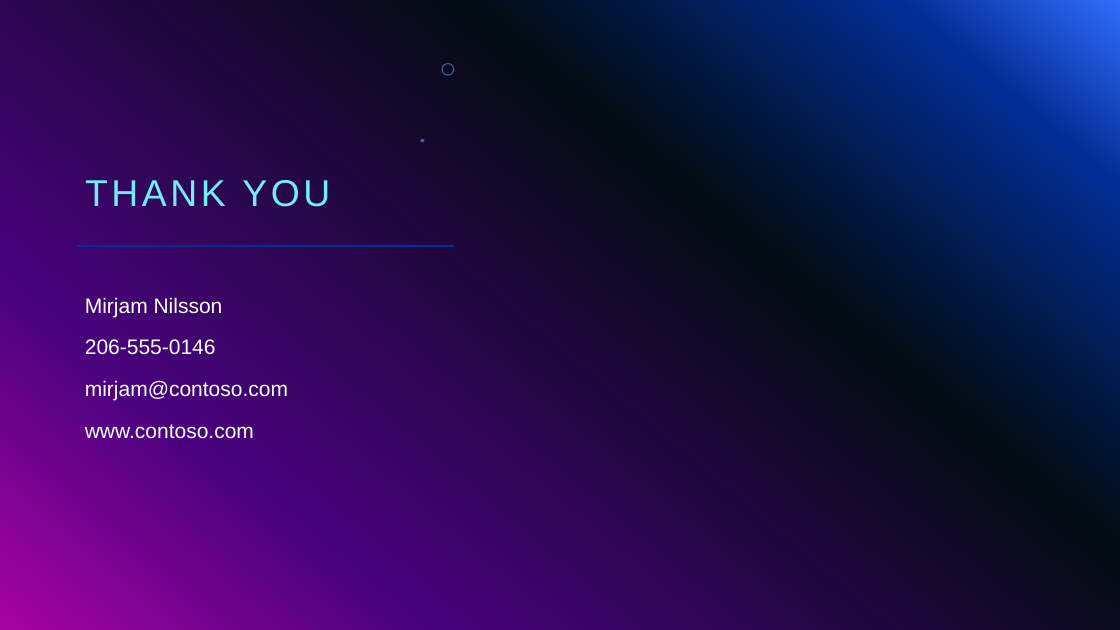
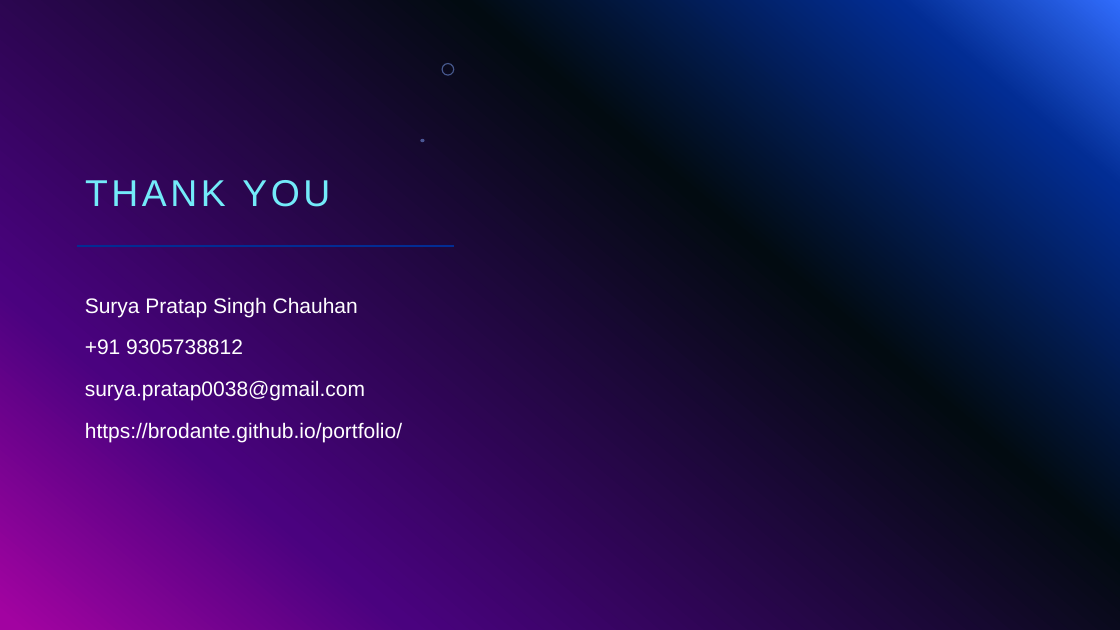
Before and after one commit to brodante/KeyGuardian, a slide deck: slide 17 of papers/PPT/KeyGuardian.pptx. Drawn at 1120x630 pixels with LibreOffice and Linux fonts; fonts in the diff are those of the drawing; background and template pictures are left out. Boxes give left, top, right and bottom in pixels: in the first picture for what was removed or moved away, otherwise in the second. Text is boxed around its words. In the diff, an @@ line names an element or a change of style, - is before the commit and + after.

```diff
--- a/papers/PPT/KeyGuardian.pptx
+++ b/papers/PPT/KeyGuardian.pptx
@@ text at (x1=85, y1=297, x2=402, y2=443): text changed @@
-Mirjam Nilsson
-206-555-0146
-mirjam@contoso.com
-www.contoso.com
+Surya Pratap Singh Chauhan
++91 9305738812
+surya.pratap0038@gmail.com
+https://brodante.github.io/portfolio/
```
Also in this commit, not shown: 4 other slides changed, 8 slides added, 8 slides removed, 34 other files.
